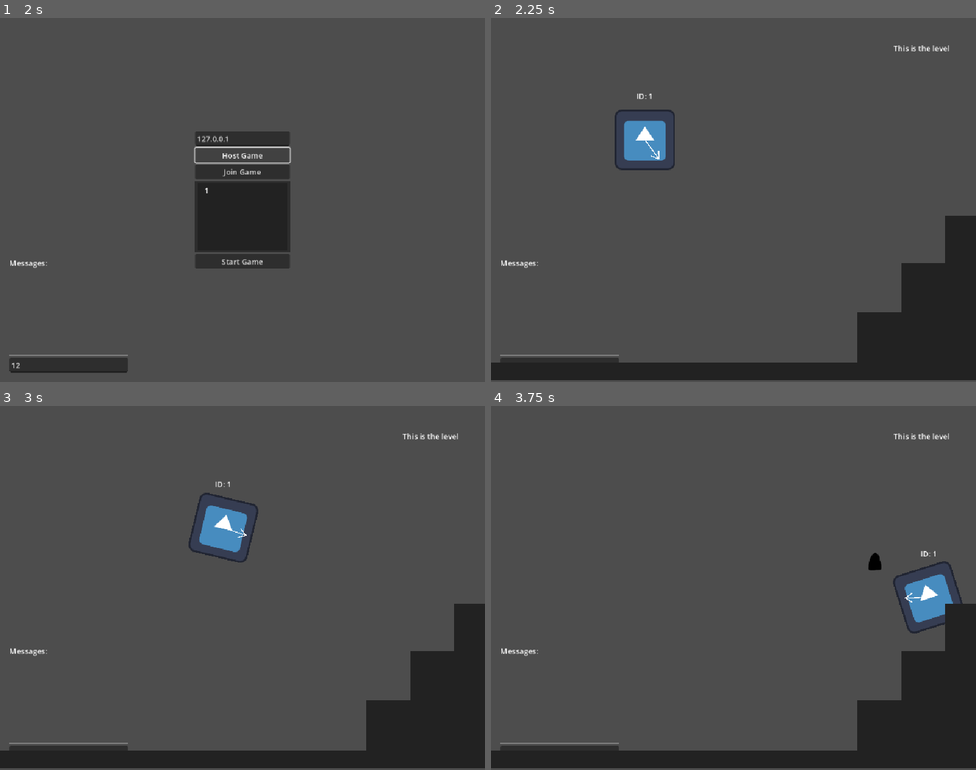
Above: before the commit, frames 1-4 (two rows, left to right).
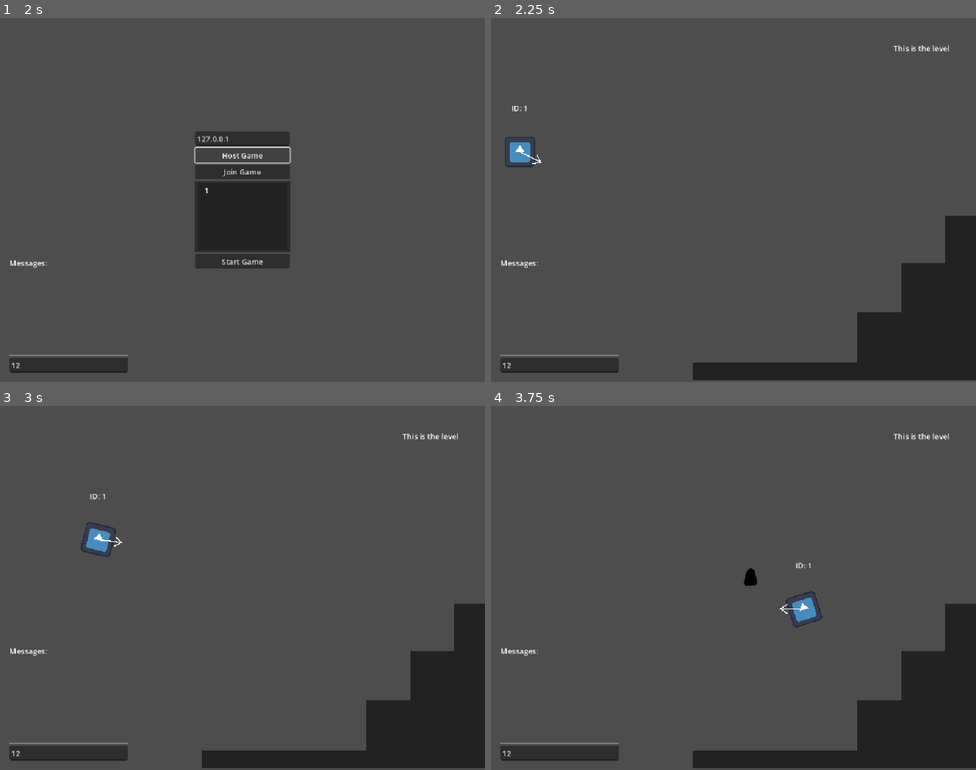
Above: after the commit, the same moments.

Repository: ssebs/multiplayer-poc-godot
Game: Godot game, scene res://scenes/game_main.tscn
Two runs of this game, one before a commit and one after it. Both use one fixed random seed, a clock stepped at 60 frames per second and the inputs below. The engine's default icon, where the game draws it, is replaced by a stand-in: a white triangle on a blue panel in a dark square.
Inputs (mouse positions are in pixels of both pictures, inside the frame that each line leads up to):
- Up to frame 1 (2 s): click (67, 363) at 0.52 s; type "12" at 0.6 s; click "Host Game" at 1.25 s
- Up to frame 2 (2.25 s): click "Start Game" at 2 s
- Up to frame 3 (3 s): tap Enter at 2.75 s; move the mouse to (349, 569) at 2.77 s; hold D (move_right) from 2.78 s (still down); tap R (rotate) at 2.85 s
- Up to frame 4 (3.75 s): move the mouse to (636, 606) at 3.52 s; release D (move_right) at 3.53 s; hold S (move_down) from 3.53 s (still down); tap Space (shoot) at 3.6 s

Frame 1 is identical in both runs. In frame 2, 2.9% of the frame differs, in the area x 0-42%, y 20-100%; in frame 3, 2.9%; in frame 4, 3.0%, in the area x 0-98%, y 39-100%.

Commit message:
spawn offset

Diff:
--- a/scenes/level.tscn
+++ b/scenes/level.tscn
@@ -7,7 +7,7 @@
 spawn_path = NodePath("../Players")
 
 [node name="Players" type="Node2D" parent="."]
-position = Vector2(325, 257)
+position = Vector2(61, 282)
 
 [node name="Stuff" type="Node2D" parent="."]
 
@@ -19,6 +19,7 @@
 text = "This is the level"
 
 [node name="ColorRect2" type="ColorRect" parent="Stuff"]
+offset_left = 426.0
 offset_top = 727.0
 offset_right = 1038.0
 offset_bottom = 764.0
--- a/scenes/networked_player.tscn
+++ b/scenes/networked_player.tscn
@@ -15,7 +15,7 @@
 properties/0/replication_mode = 1
 
 [sub_resource type="RectangleShape2D" id="RectangleShape2D_g4e3d"]
-size = Vector2(128, 128)
+size = Vector2(66, 66)
 
 [sub_resource type="Animation" id="Animation_a5xx7"]
 length = 0.001
@@ -66,6 +66,7 @@
 player = NodePath("..")
 
 [node name="Icon" type="Sprite2D" parent="."]
+scale = Vector2(0.5, 0.5)
 texture = ExtResource("1_g4e3d")
 
 [node name="CollisionShape2D" type="CollisionShape2D" parent="."]
--- a/scripts/game_main.gd
+++ b/scripts/game_main.gd
@@ -9,18 +9,23 @@
 var level: Node2D
 
 func _ready():
-    lobby_ui.server_pressed.connect(multiplayer_manager.start_server)
+    lobby_ui.server_pressed.connect(func():
+        multiplayer_manager.start_server()
+    )
     lobby_ui.client_pressed.connect(func(ip_addr: String):
         multiplayer_manager.connect_client(ip_addr)
     )
-    lobby_ui.start_pressed.connect(start_game)
-
-    multiplayer_manager.player_added_to_lobby.connect(func(id: int):
-        lobby_ui.add_to_lobby(str(id))
-        lobby_ui.start_btn.show()
+    lobby_ui.start_pressed.connect(func():
+        start_game.rpc()
     )
 
+    multiplayer_manager.player_added_to_lobby.connect(func(_id: int, all_players: Array[int]):
+        lobby_ui.set_lobby_players.rpc(all_players)
+        if multiplayer.is_server():
+            lobby_ui.start_btn.show()
+    )
 
+@rpc("call_local", "reliable")
 func start_game():
     lobby_ui.hide()
 
--- a/scripts/lobby_ui.gd
+++ b/scripts/lobby_ui.gd
@@ -33,10 +33,15 @@
     start_pressed.emit()
 
 
-func add_to_lobby(player_name: String):
-    var label = Label.new()
-    label.text = player_name
-    lobby_list.add_child(label)
+@rpc("call_local", "reliable")
+func set_lobby_players(player_names: Array[int]):
+    for player_name in player_names:
+        if lobby_list.get_node(str(player_name)) != null:
+            continue
+
+        var label = Label.new()
+        label.text = str(player_name)
+        lobby_list.add_child(label, true)
 
 
 # Hack
--- a/scripts/multiplayer_manager.gd
+++ b/scripts/multiplayer_manager.gd
@@ -1,6 +1,6 @@
 class_name MultiplayerManager extends Node
 
-signal player_added_to_lobby(id: int)
+signal player_added_to_lobby(id: int, all_players: Array[int])
 
 const PORT: int = 42069
 
@@ -20,14 +20,14 @@
 
     _on_peer_connected(1)
 
-func _on_peer_connected(id: int):
-    lobby_players.append(id)
-    player_added_to_lobby.emit(id)
-
 func connect_client(ip_addr: String = "127.0.0.1"):
     var peer = ENetMultiplayerPeer.new()
     peer.create_client(ip_addr, PORT)
     multiplayer.multiplayer_peer = peer
+
+func _on_peer_connected(id: int):
+    lobby_players.append(id)
+    player_added_to_lobby.emit(id, lobby_players)
 
 func spawn_players():
     if players_spawn_node == null:
@@ -35,19 +35,28 @@
         return
 
     for p in lobby_players:
-        _add_player_to_game(p)
+        _spawn_player(p)
 
-func _add_player_to_game(id: int):
+func _spawn_player(id: int):
+    const PLAYER_WIDTH := 66.0
+    const SPACING := 10.0
+
     print("New Player: %s" % id)
-    var player_to_add = player_scene.instantiate()
+
+    var player_to_add = player_scene.instantiate() as NetworkedPlayer
     player_to_add.name = str(id)
 
     players_spawn_node.add_child(player_to_add, true)
-    # TODO: add spawn offset
+    # Add spawn offset
+    var spawn_index := players_spawn_node.get_child_count() - 1
+    player_to_add.position.x = spawn_index * (PLAYER_WIDTH + SPACING)
+
 
 func _rm_player(id: int):
     print("Deleting %s" % id)
-
+    if players_spawn_node == null:
+        printerr("players_spawn_node == null")
+        return
     if not players_spawn_node.has_node(str(id)):
         return
     players_spawn_node.get_node(str(id)).queue_free()
